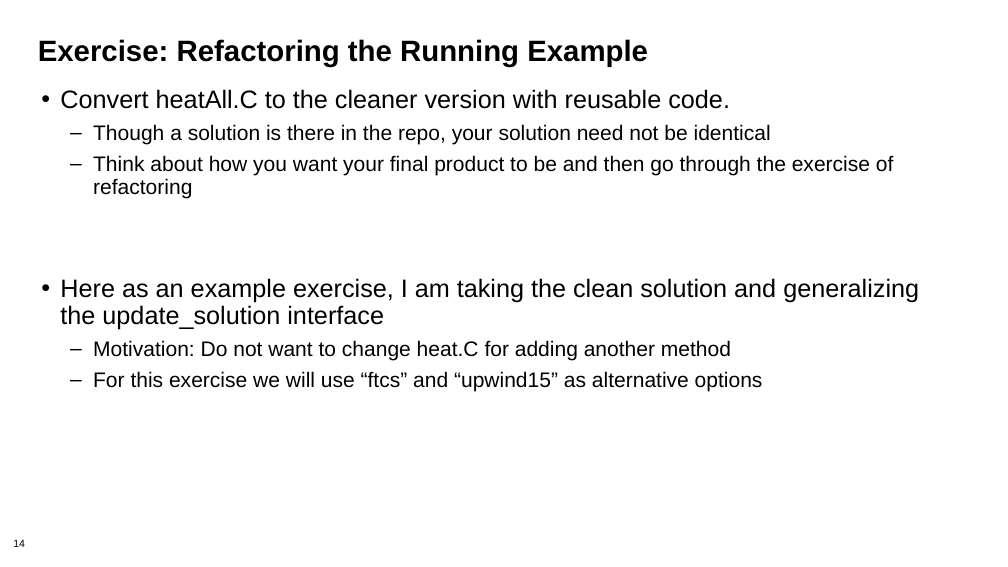
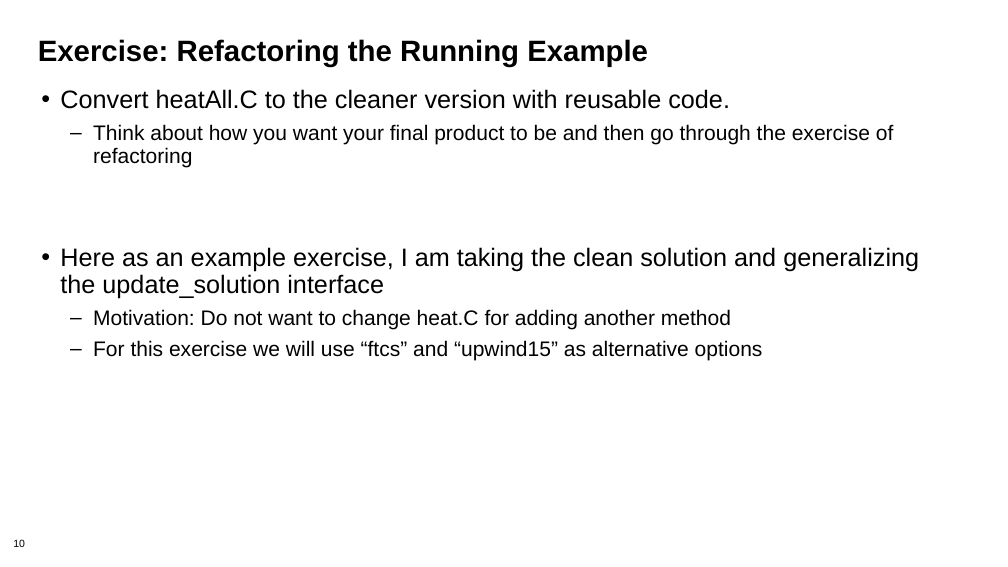
Before and after one commit to bssw-tutorial/presentations, a slide deck: slide 10 of refactoring.pptx (slide 14 before the commit). Drawn at 1008x567 pixels with LibreOffice and Linux fonts; fonts in the diff are those of the drawing; background and template pictures are left out. Boxes give left, top, right and bottom in pixels: in the first picture for what was removed or moved away, otherwise in the second. Text is boxed around its words. In the diff, an @@ line names an element or a change of style, - is before the commit and + after.

```diff
--- a/refactoring.pptx
+++ b/refactoring.pptx
@@ text at box(93, 124, 771, 145): paragraph removed @@
-  – Though a solution is there in the repo, your solution need not be identical
@@ page number at box(13, 539, 25, 547): text changed @@
-14
+10
```
Also in this commit, not shown: 2 other slides changed, 5 slides added, 10 slides removed, 3 other files.
